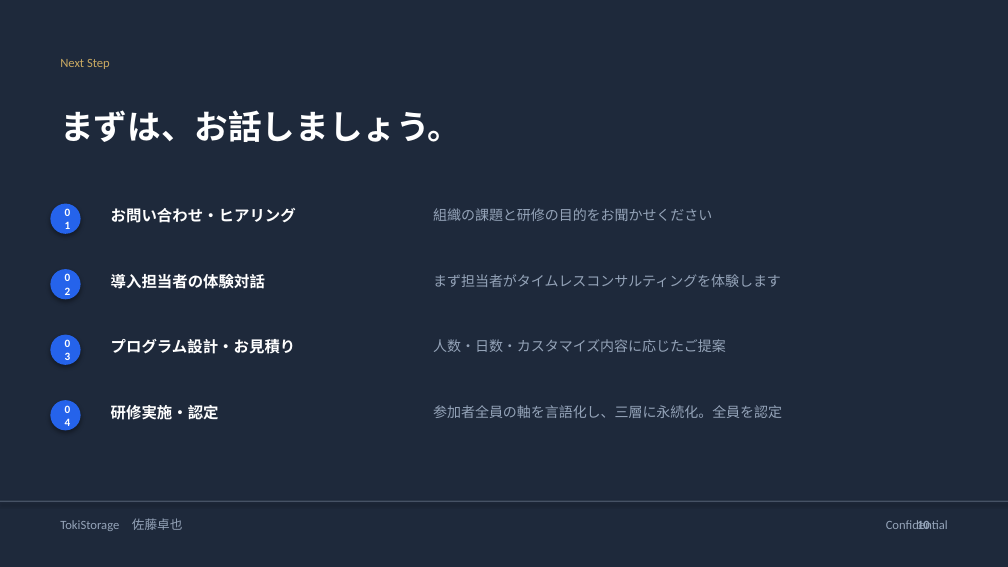
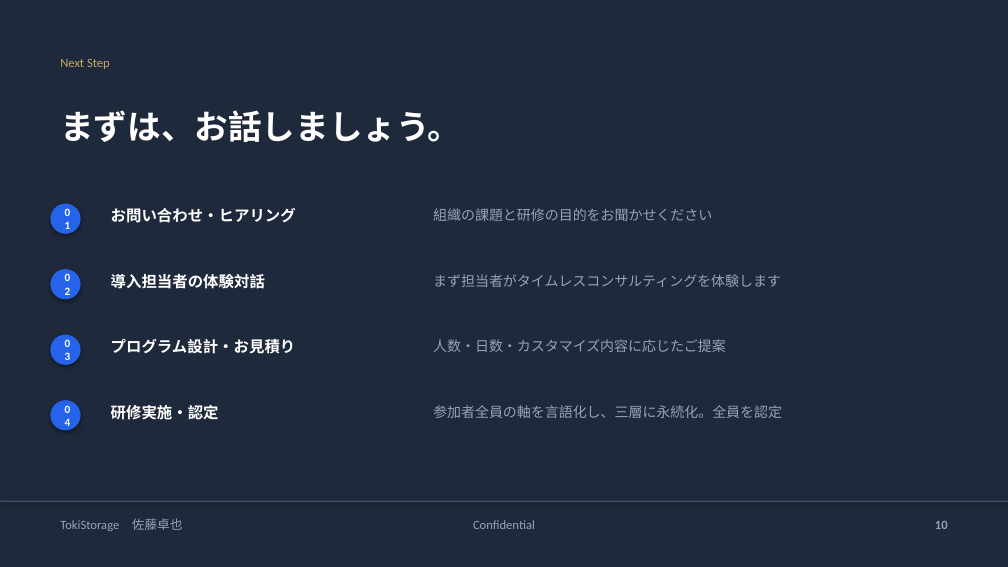
Before and after one commit to tokistorage/lp, a slide deck: slide 10 of timeless-coach-corporate.pptx. Drawn at 1008x567 pixels with LibreOffice and Linux fonts; fonts in the diff are those of the drawing. Boxes give left, top, right and bottom in pixels: in the first picture for what was removed or moved away, otherwise in the second. Text is boxed around its words. In the diff, an @@ line names an element or a change of style, - is before the commit and + after.

```diff
--- a/timeless-coach-corporate.pptx
+++ b/timeless-coach-corporate.pptx
@@ text "Confidential": place and size @@
-text "Confidential" at box(886, 520, 948, 529)
+text "Confidential" at box(473, 520, 535, 529)
@@ text "Confidential" at box(473, 520, 535, 529): alignment right to centre @@
@@ text "10" at box(935, 521, 948, 529): alignment left to right @@
```
Also in this commit, not shown: 9 other slides changed, 1 other file.
